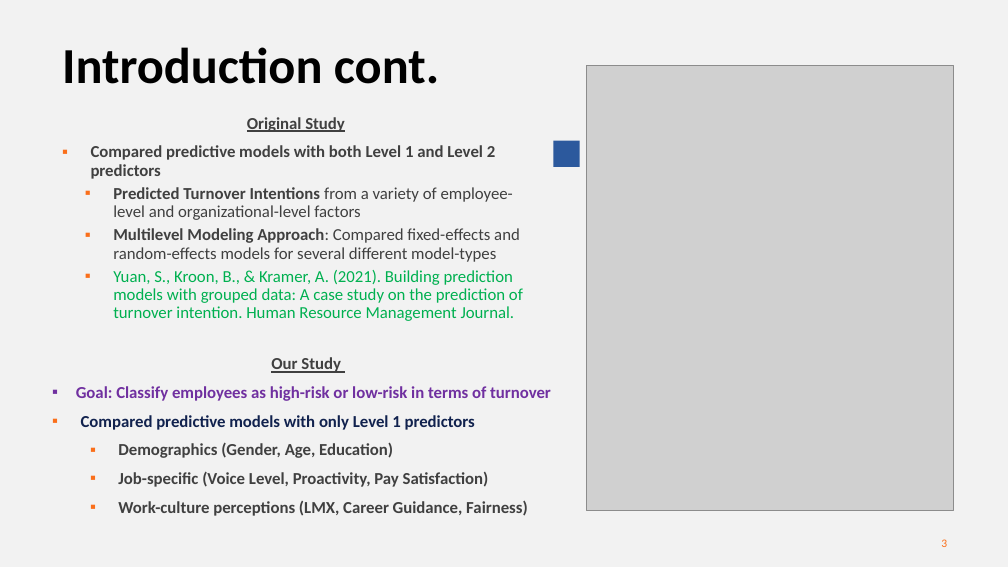
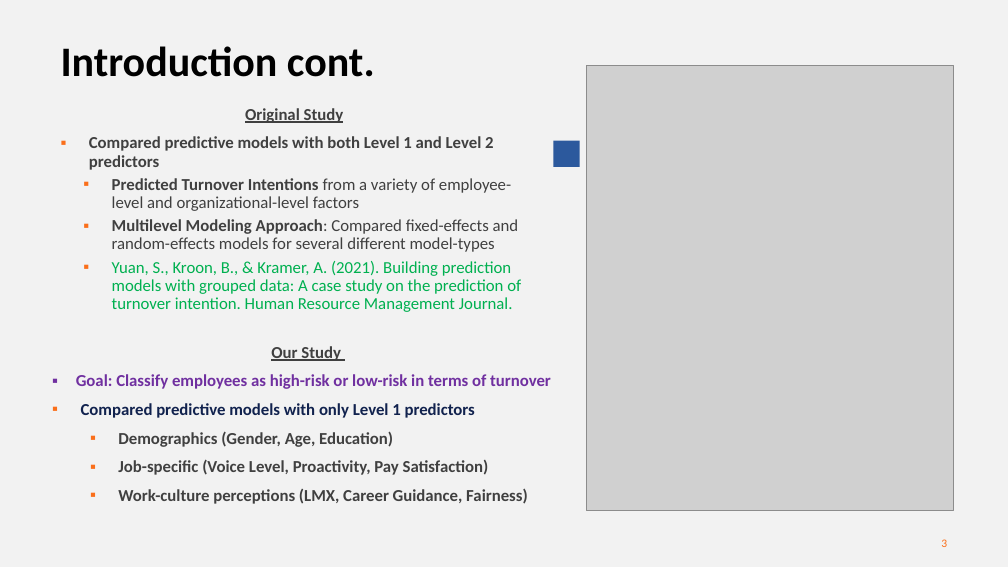
Before and after one commit to gmg20/Assorted, a slide deck: slide 3 of Turnover_Predict/Turnover_Presentation.pptx. Drawn at 1008x567 pixels with LibreOffice and Linux fonts; fonts in the diff are those of the drawing; grey boxes stand for pictures. Boxes give left, top, right and bottom in pixels: in the first picture for what was removed or moved away, otherwise in the second. Text is boxed around its words. In the diff, an @@ line names an element or a change of style, - is before the commit and + after.

```diff
--- a/Turnover_Predict/Turnover_Presentation.pptx
+++ b/Turnover_Predict/Turnover_Presentation.pptx
@@ title "Introduction cont." at bbox=[61, 46, 375, 77]: size 48 to 40 pt @@
@@ text "Original Study": place and size @@
-text "Original Study" at bbox=[91, 117, 523, 321]
+text "Original Study" at bbox=[89, 108, 521, 312]
@@ text "Our Study": place and size @@
-text "Our Study" at bbox=[76, 357, 551, 516]
+text "Our Study" at bbox=[76, 346, 551, 504]
```
Also in this commit, not shown: 11 other slides changed.
